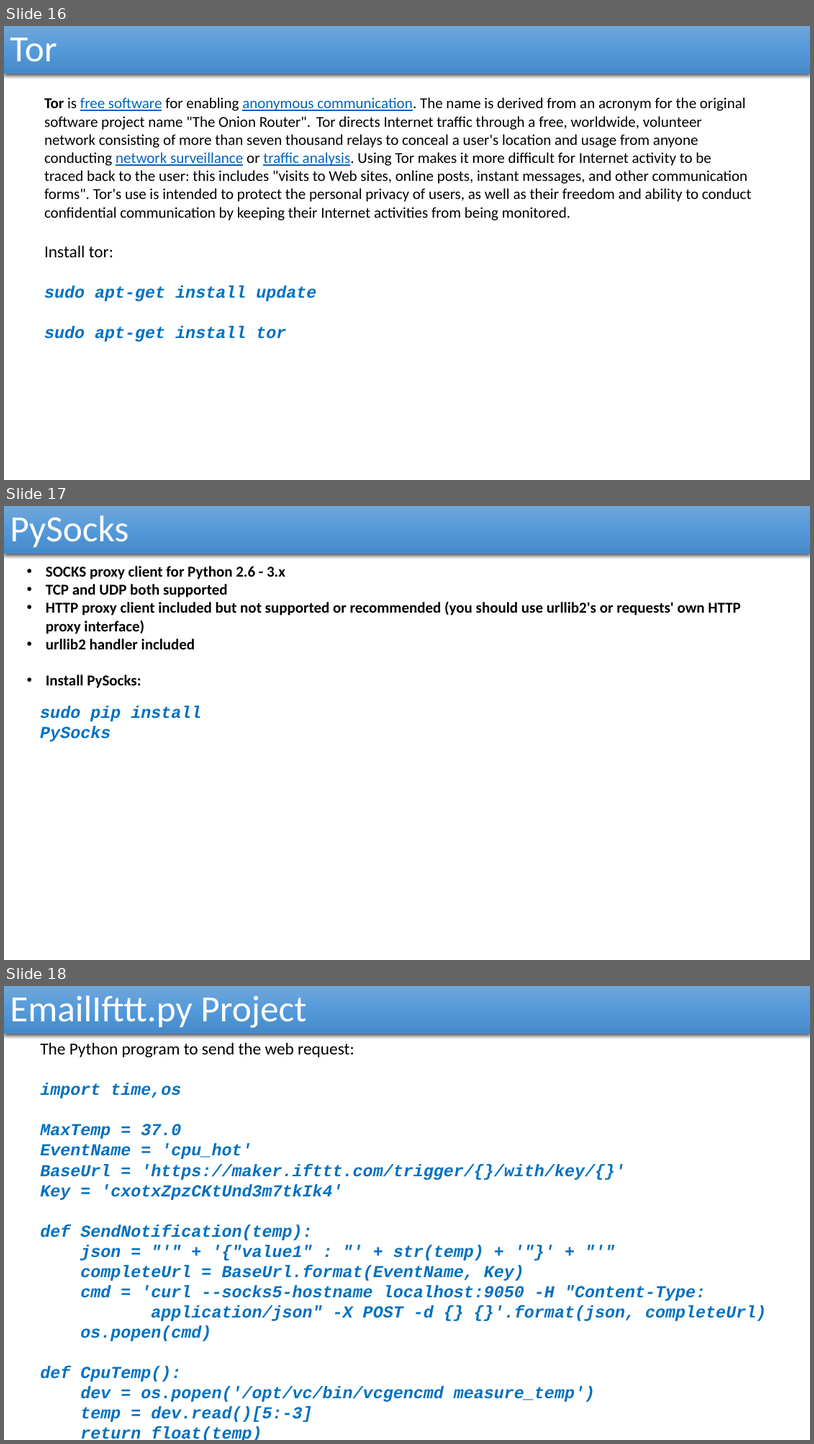
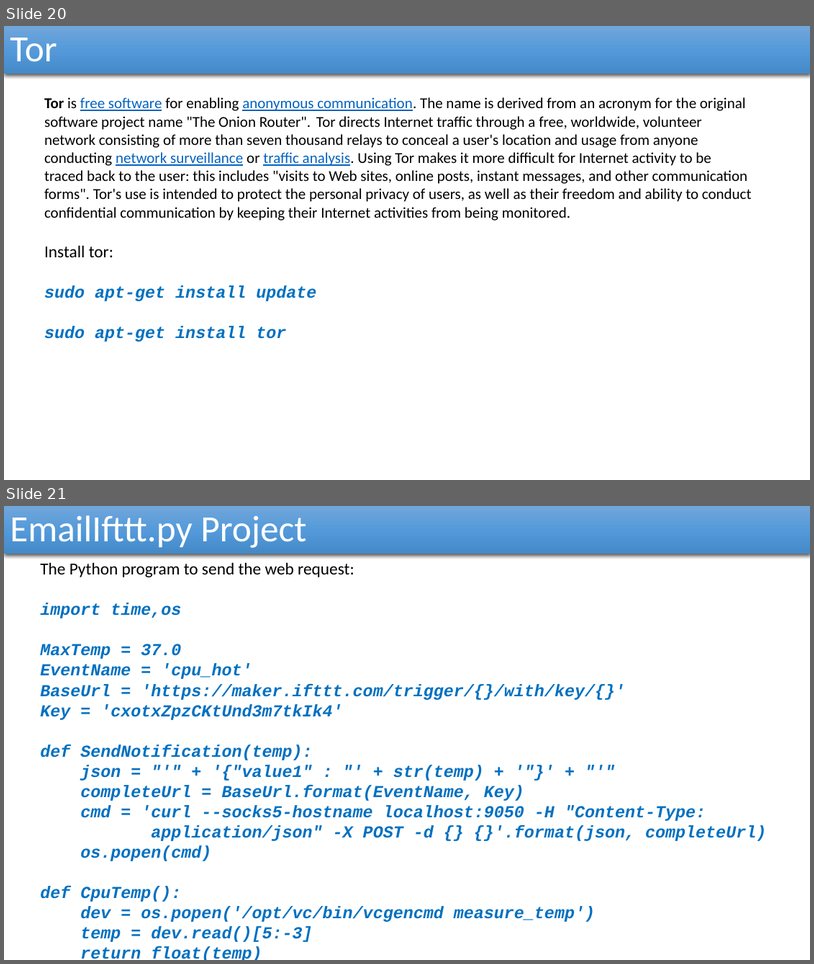
Before and after one commit to reza-arjmandi/rpi-course, a slide deck: session6/presentation/Internet Of Things.pptx. Shown one above the other, each under a label of ours: slides 16, 17 and 18 before the commit, slides 20 and 21 after it. The pictures are 814x1444 and 814x964 pixels, drawn with LibreOffice and Linux fonts; fonts in the diff are those of the drawing. Boxes give left, top, right and bottom in pixels: in the first picture for what was removed or moved away, otherwise in the second. Text is boxed around its words. In the diff, an @@ line names an element or a change of style, - is before the commit and + after.

```diff
--- a/session6/presentation/Internet Of Things.pptx
+++ b/session6/presentation/Internet Of Things.pptx
@@ slide 17 removed at bbox=[4, 506, 810, 960], background #FFFFFF @@
@@ rectangle removed at bbox=[4, 506, 810, 554] @@
-PySocks
@@ text removed at bbox=[46, 566, 741, 688] @@
-• SOCKS proxy client for Python 2.6 - 3.x
-• TCP and UDP both supported
-• HTTP proxy client included but not supported or recommended (you should use urllib2's or requests' own HTTP proxy interface)
-• urllib2 handler included
-• Install PySocks:
@@ text removed at bbox=[40, 705, 201, 741] @@
-  sudo pip install PySocks
@@ what was slide 16 is now slide 20 @@
@@ what was slide 18 is now slide 21 @@
```
Also in this commit, not shown: 4 slides added, 1 other file.
